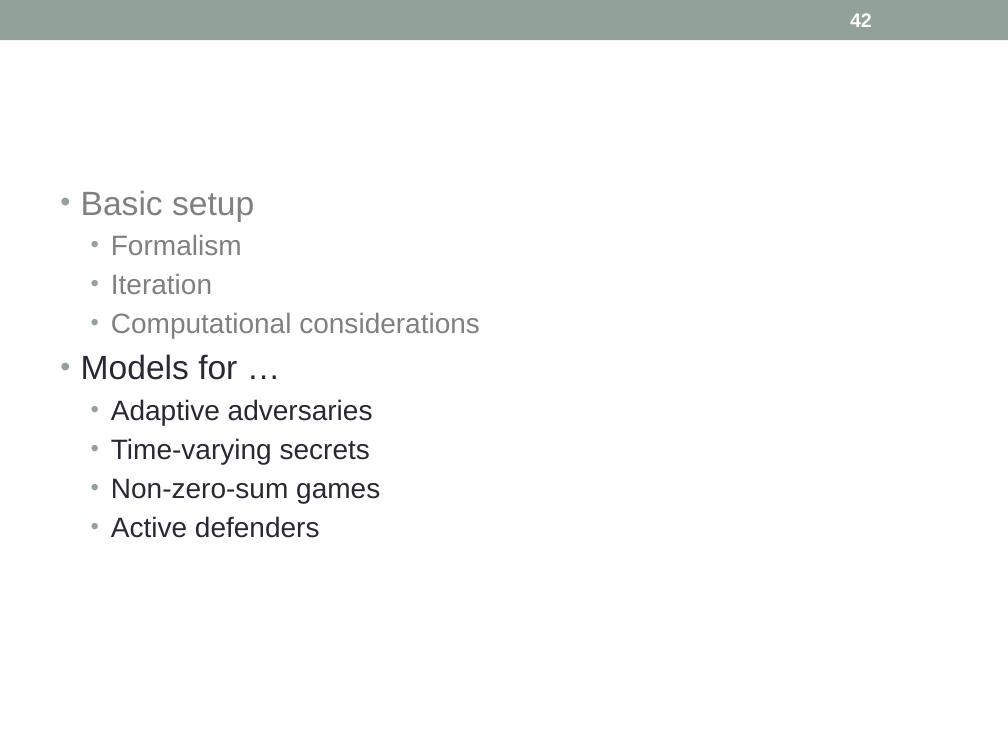
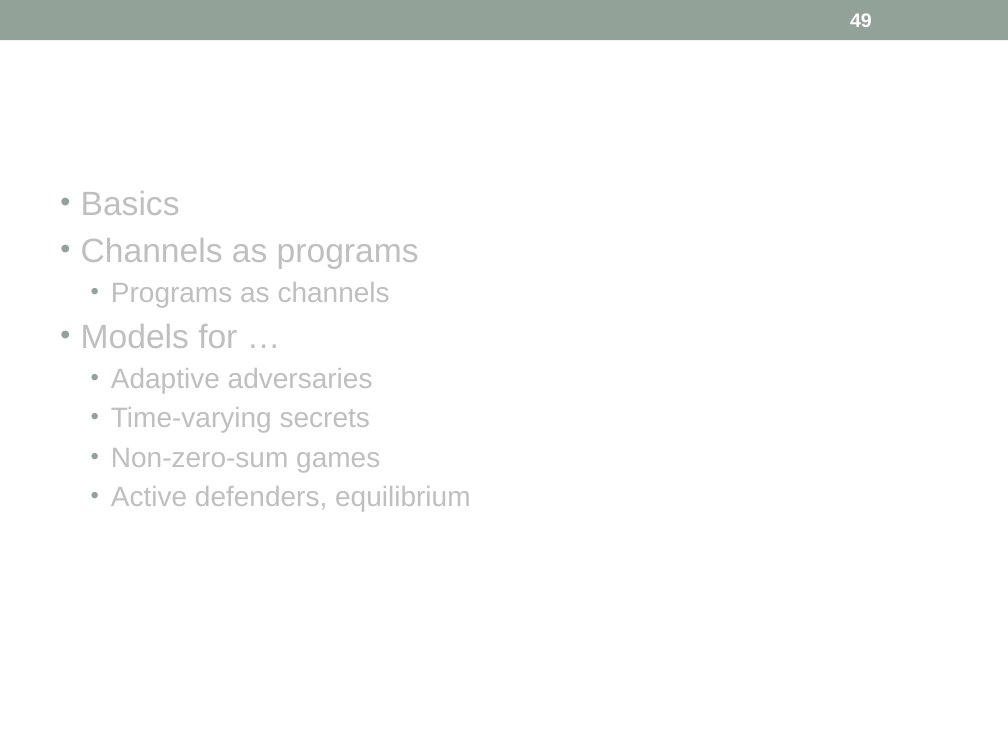
Before and after one commit to piotrm0/piotrm0.github.io, a slide deck: slide 49 of docs/mardziel15hcss.pres.pptx (slide 42 before the commit). Drawn at 1008x756 pixels with LibreOffice and Linux fonts; fonts in the diff are those of the drawing. Boxes give left, top, right and bottom in pixels: in the first picture for what was removed or moved away, otherwise in the second. Text is boxed around its words. In the diff, an @@ line names an element or a change of style, - is before the commit and + after.

```diff
--- a/docs/mardziel15hcss.pres.pptx
+++ b/docs/mardziel15hcss.pres.pptx
@@ page number at <box>850,13,872,27</box>: text changed @@
-42
+49
@@ text at <box>81,191,419,307</box>: text changed; size 20 to 24 pt; text colour #808080 to #BFBFBF @@
-• Basic setup
-  • Formalism
-  • Iteration
-  • Computational considerations
+• Basics
+• Channels as programs
+  • Programs as channels
@@ text at <box>81,324,380,472</box>: text colour #292934 to #BFBFBF in "Models for …", "Adaptive adversaries", "Time-varying secrets", "Non-zero-sum games" @@
@@ text at <box>111,486,470,511</box>: text changed; text colour #292934 to #BFBFBF @@
-  • Active defenders
+  • Active defenders, equilibrium
```
Also in this commit, not shown: 39 other slides changed, 2 slides added, 6 slides removed, 34 other files.
